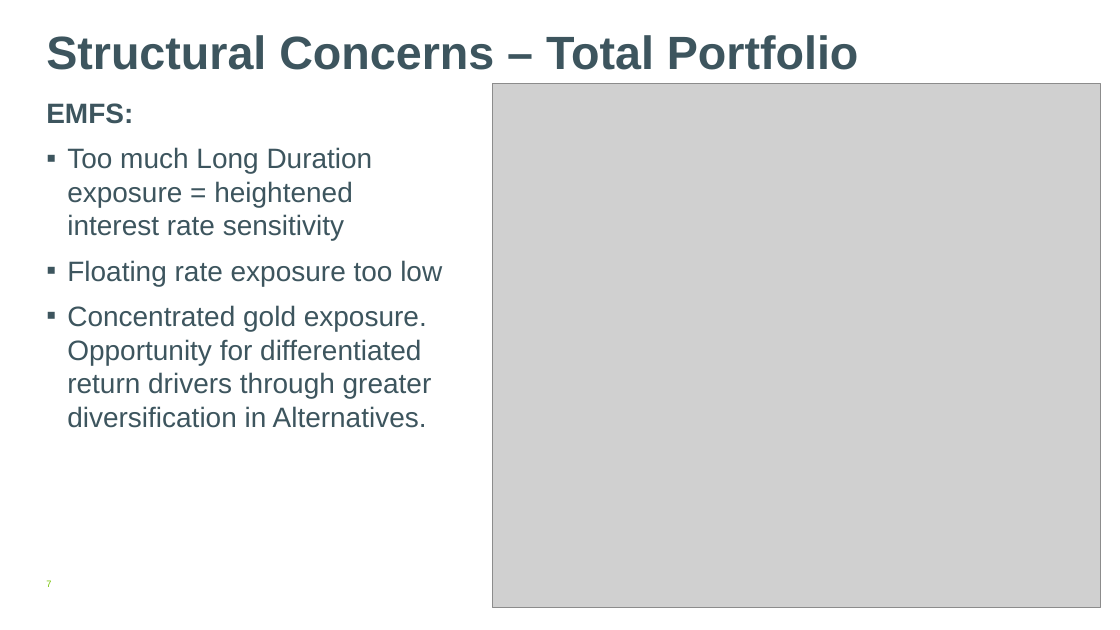
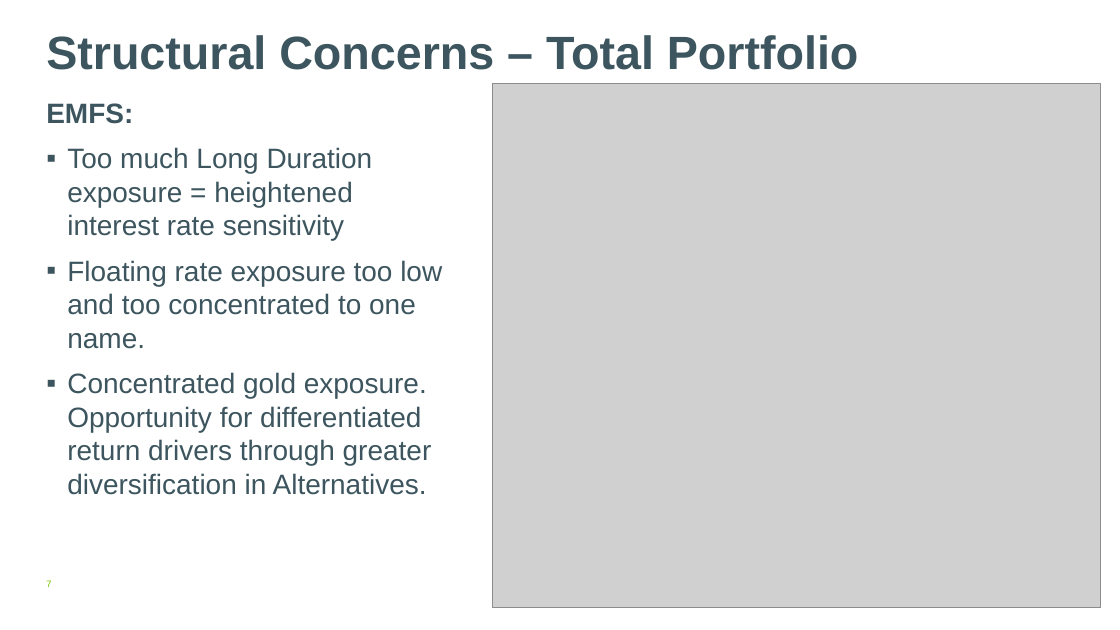
Before and after one commit to AtchisonClients/atchisonclients.github.io, a slide deck: slide 7 of assetsHTML/EMFS/EMFS-Atchison.pptx. Drawn at 1120x630 pixels with LibreOffice and Linux fonts; fonts in the diff are those of the drawing; grey boxes stand for pictures; background and template pictures are left out. Boxes give left, top, right and bottom in pixels: in the first picture for what was removed or moved away, otherwise in the second. Text is boxed around its words. In the diff, an @@ line names an element or a change of style, - is before the commit and + after.

```diff
--- a/assetsHTML/EMFS/EMFS-Atchison.pptx
+++ b/assetsHTML/EMFS/EMFS-Atchison.pptx
@@ text at box(67, 260, 442, 349): text changed @@
-▪ Floating rate exposure too low
+▪ Floating rate exposure too low and too concentrated to one name.
```
Also in this commit, not shown: 8 other slides changed, 5 slides added.
